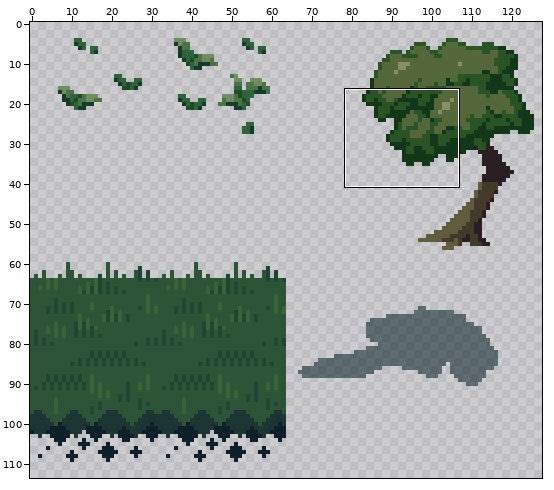
Two versions of one sprite sheet, LabN_RPG/resources/Maps/ForestMap/ForestMap.png. Above: a wide view before the commit, with the close-up outlined.
Close-up. Old version:
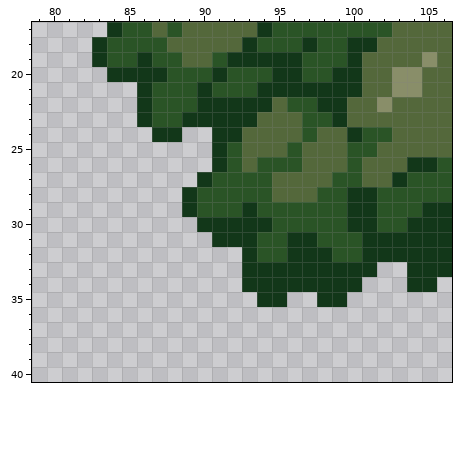
The file is 128x128 pixels. Shown: x 79..106, y 17..40. The wide view leaves out empty margins.
New version:
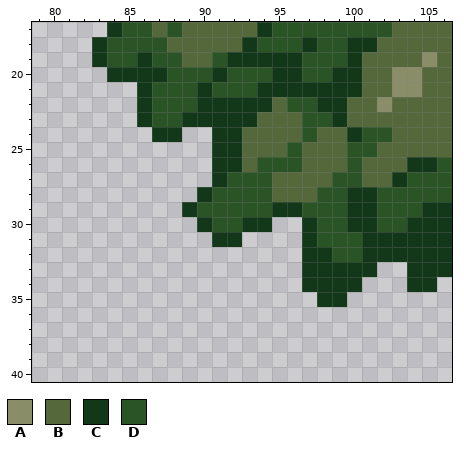
Palette (. is transparent): A #898e69  B #54683b  C #123719  D #2a5426
Edits made:
Colour D gives way to colour C in rows 25 to 26 at x 92; in row 27 at x 91; in row 28 at x 90; in row 29 at x 95 to 96; in row 30 at x 97.
Colour C gives way to colour D in row 29 at x 93; in row 30 at x 91 to 92.
Colour C is removed in row 27 at x 90; in row 28 at x 89; in rows 31 to 32 at x 93 and 96; in rows 33 to 34 at x 93 to 96; in row 35 at x 94 to 95.
Colour D is removed in row 30 at x 95 to 96; in rows 31 to 32 at x 94 to 95.
Where, in picture pixels (left, top, right, bottom), the same in both close-ups:
changed: (182, 142, 317, 307)
